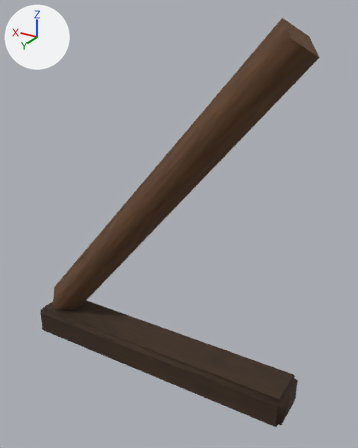
The FBX model Assets/Art3D/BuildingBlocks/Models/timber-brace-2.fbx: old version first, new version second.
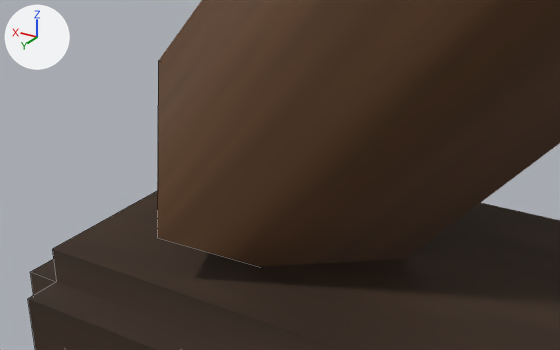
Old and new are each drawn whole from a 50 mm camera at (-0.825, 1.213, 1.178) aimed at (-0.077, -0.033, 0.555) and again close up from a 50 mm camera at (0.267, 0.252, 0.259) aimed at (0.373, 0.075, 0.171). Every picture has the same lights, and +X, +Y and +Z are marked at upper left. The first two pictures are the older version. The close-ups show mesh edges as thin lines. Where no turn or scale is listed for an object, it has been applied to the vertices.

Objects in the first close-up: 'timber-brace-2__Geometry'.
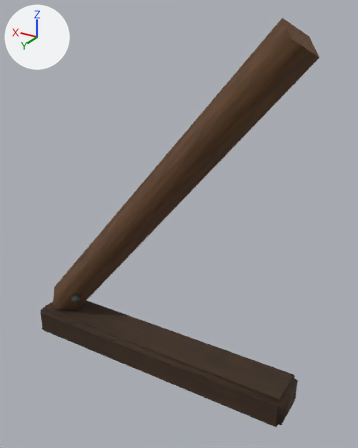
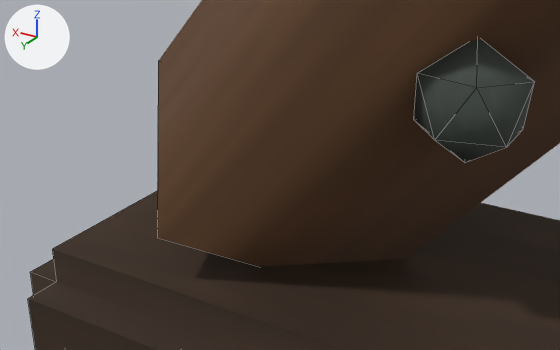
What differs and where, as boxes (x1, y1, x2, y2) in the close-ups (560 x 350 px):
part 1 of me_timber_brace_2__geometrymesh, added: after (414, 39, 534, 162)

What changed in the scene script:
```text
Change me_timber_brace_2__geometrymesh:
    used by ob_timber_brace_2__geometry; location = (0.0, 0.0, 0.0)
    remove me_timber_brace_2__geometrymesh.from_pydata(...)  # 40 vertices, 36 faces; spans x -0.5..0.5, y -0.08..0.08, z 0.0..1.163
    add me_timber_brace_2__geometrymesh.from_pydata(...)  # 52 vertices, 56 faces; spans x -0.5..0.5, y -0.08..0.08, z 0.0..1.163
    me_timber_brace_2__geometrymesh part 1: a new loose piece, an icosphere of 20 faces spanning x 0.313..0.347, y 0.026..0.054, z 0.171..0.209, in mat_buildingpalette (picture img_buildingpalette_png)
```
